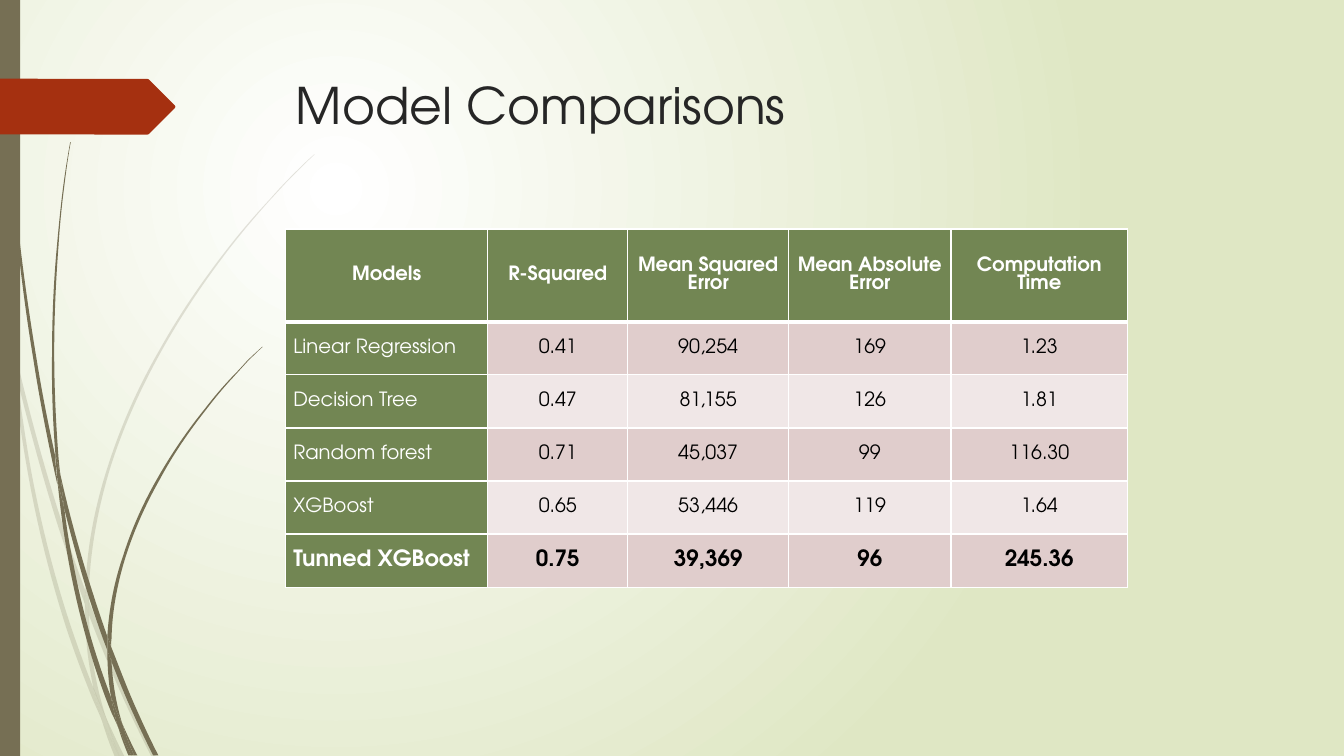
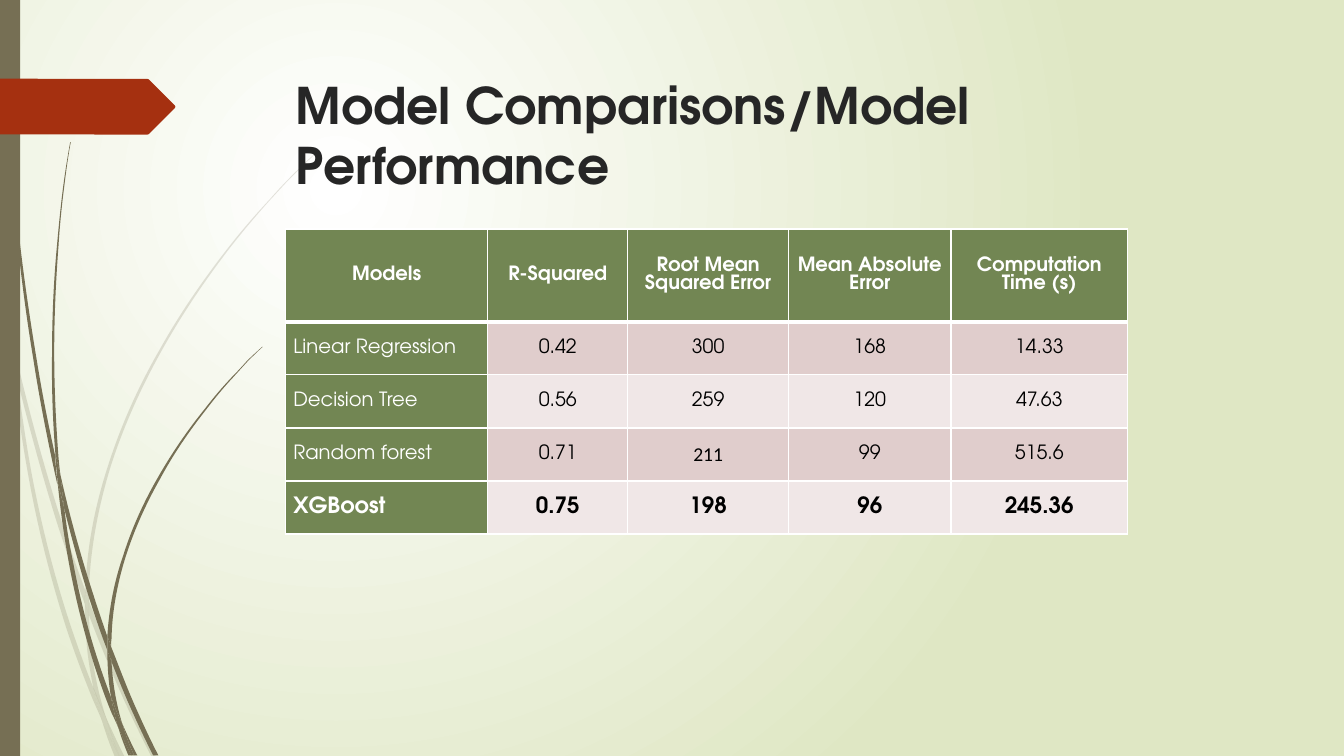
Before and after one commit to arezoo396/Capstone2-Food-Demand-Forecasting, a slide deck: slide 14 of Reports/Capstone2_Final_Slides.pptx (slide 15 before the commit). Drawn at 1344x756 pixels with LibreOffice and Linux fonts; fonts in the diff are those of the drawing. Boxes give left, top, right and bottom in pixels: in the first picture for what was removed or moved away, otherwise in the second. Text is boxed around its words. In the diff, an @@ line names an element or a change of style, - is before the commit and + after.

```diff
--- a/Reports/Capstone2_Final_Slides.pptx
+++ b/Reports/Capstone2_Final_Slides.pptx
@@ title at [296,85,970,185]: text changed; bold on @@
-Model Comparisons
+Model Comparisons/Model Performance
@@ table at [286,229,1127,534] @@
-row 1: Models | R-Squared | Mean Squared Error | Mean Absolute Error | Computation Time
-row 2: Linear Regression | 0.41 | 90,254 | 169 | 1.23
-row 3: Decision Tree | 0.47 | 81,155 | 126 | 1.81
-row 4: Random forest | 0.71 | 45,037 | 99 | 116.30
-row 5: XGBoost | 0.65 | 53,446 | 119 | 1.64
-row 6: Tunned XGBoost | 0.75 | 39,369 | 96 | 245.36
+row 1: Models | R-Squared | Root Mean Squared Error | Mean Absolute Error | Computation Time (s)
+row 2: Linear Regression | 0.42 | 300 | 168 | 14.33
+row 3: Decision Tree | 0.56 | 259 | 120 | 47.63
+row 4: Random forest | 0.71 | 211 | 99 | 515.6
+row 5: XGBoost | 0.75 | 198 | 96 | 245.36
```
Also in this commit, not shown: 14 other slides changed, 4 slides added, 1 slide removed.
